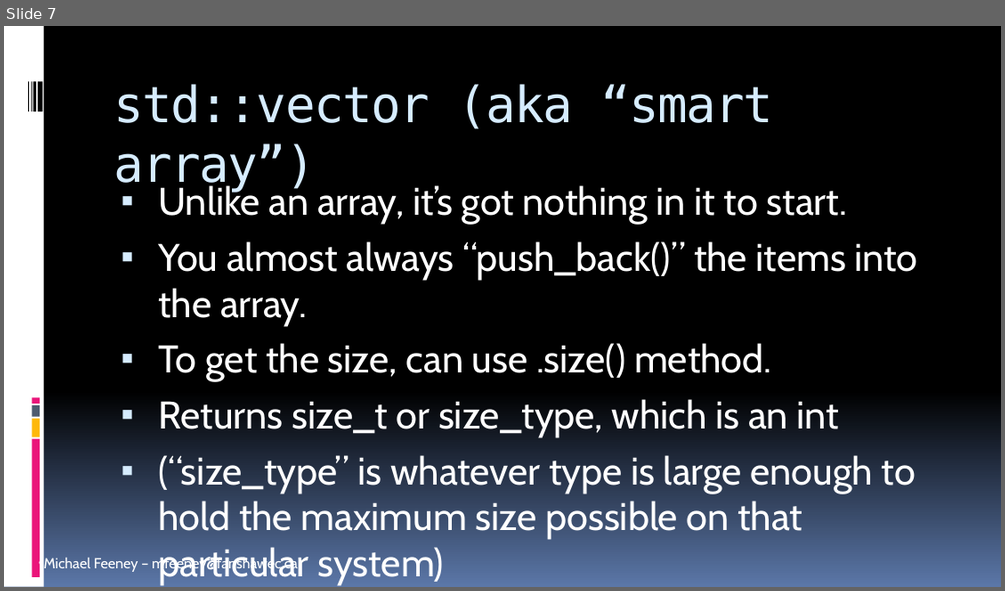
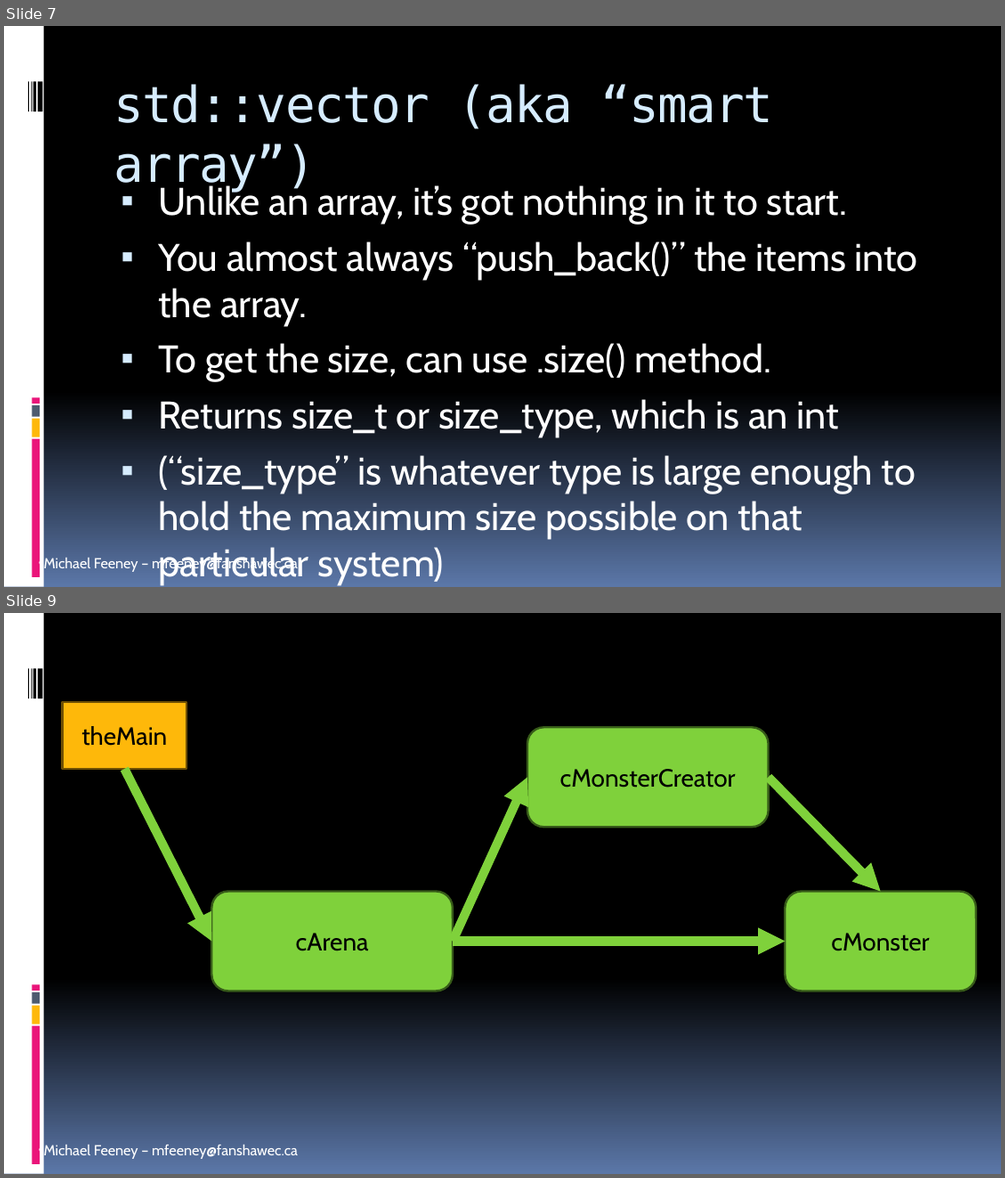
Before and after one commit to FeeneyCodes/GDP202425, a slide deck: 6044_FramPat/D2D/W01/INFO_6044_Engine_F24_W01D02_STL_Containers_1.pptx. Shown one above the other, each under a label of ours: slide 7 before the commit, slides 7 and 9 after it; the slides between them are not shown. The pictures are 1005x591 and 1005x1178 pixels, drawn with LibreOffice and Linux fonts; fonts in the diff are those of the drawing. Boxes give left, top, right and bottom in pixels: in the first picture for what was removed or moved away, otherwise in the second. Text is boxed around its words. In the diff, an @@ line names an element or a change of style, - is before the commit and + after.

```diff
--- a/6044_FramPat/D2D/W01/INFO_6044_Engine_F24_W01D02_STL_Containers_1.pptx
+++ b/6044_FramPat/D2D/W01/INFO_6044_Engine_F24_W01D02_STL_Containers_1.pptx
@@ slide 9 added at [4,613,1001,1174], background gradient #000000 to #5B77A8; not listed: 10 template elements that a slide beside it also shows @@
@@ rectangle added at [62,703,186,770], fill #FEB80A, outline #6F5104 1.5 pt, 18 pt, text #000000 @@
+theMain
@@ rounded rectangle added at [527,728,769,827], fill #7FD13B, outline #385C1A 1.5 pt, 18 pt, text #000000 @@
+cMonsterCreator
@@ arrow added from (125, 769) to (211, 941), #7FD13B 6.5 pt @@
@@ arrow added from (453, 941) to (527, 778), #7FD13B 6.5 pt @@
@@ arrow added from (769, 778) to (880, 891), #7FD13B 6.5 pt @@
@@ rounded rectangle added at [211,891,453,990], fill #7FD13B, outline #385C1A 1.5 pt, 18 pt, text #000000 @@
+cArena
@@ rounded rectangle added at [785,891,976,990], fill #7FD13B, outline #385C1A 1.5 pt, 18 pt, text #000000 @@
+cMonster
@@ arrow added from (453, 941) to (785, 941), #7FD13B 6.5 pt @@
```
Also in this commit, not shown: 1 slide changed, 3 other slides added, 9 other files.
